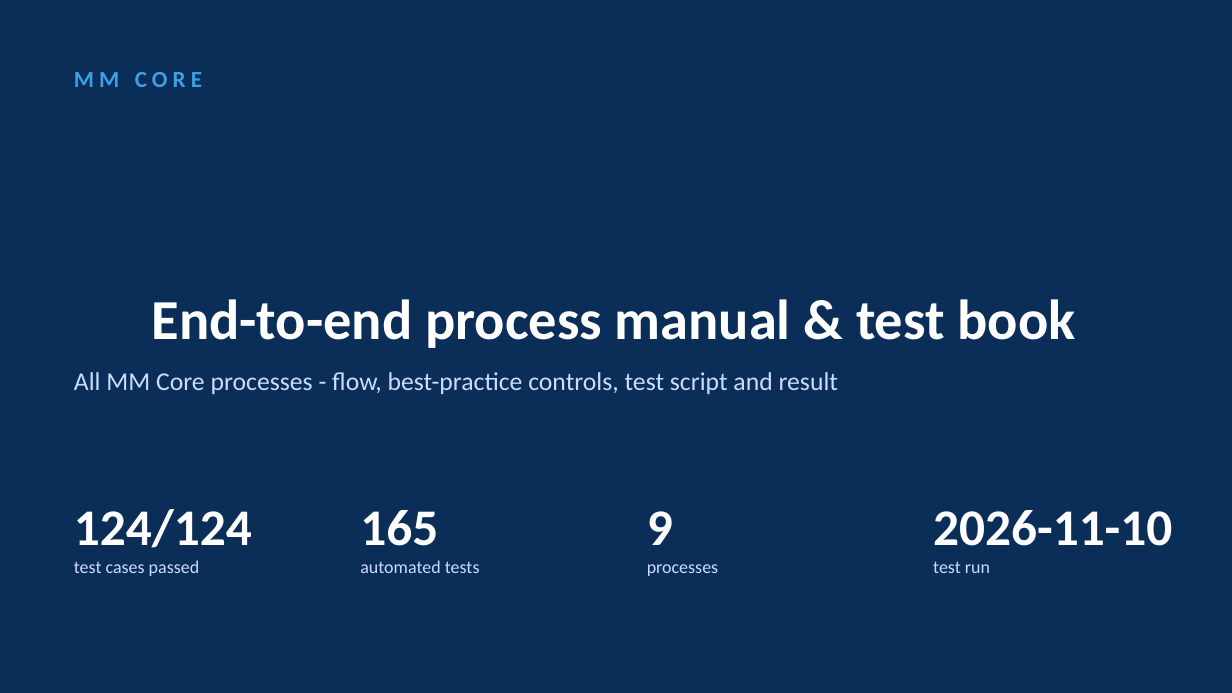
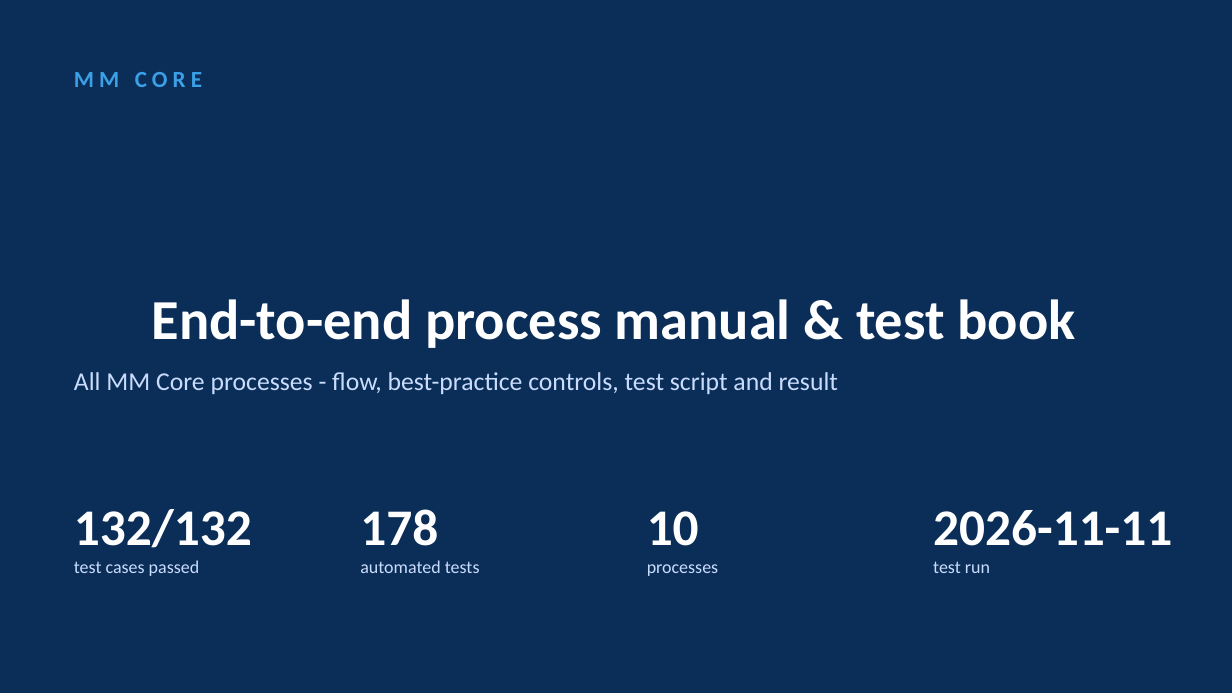
Before and after one commit to coolman1984/AI, a slide deck: slide 1 of web/static/manuals/MM_Core_Process_Test_Book.pptx. Drawn at 1232x693 pixels with LibreOffice and Linux fonts; fonts in the diff are those of the drawing. Boxes give left, top, right and bottom in pixels: in the first picture for what was removed or moved away, otherwise in the second. Text is boxed around its words. In the diff, an @@ line names an element or a change of style, - is before the commit and + after.

```diff
--- a/web/static/manuals/MM_Core_Process_Test_Book.pptx
+++ b/web/static/manuals/MM_Core_Process_Test_Book.pptx
@@ text at [74, 509, 252, 548]: text changed @@
-124/124
+132/132
@@ text at [360, 509, 438, 546]: text changed @@
-165
+178
@@ text at [647, 511, 699, 546]: text changed @@
-9
+10
@@ text at [933, 510, 1172, 546]: text changed @@
-2026-11-10
+2026-11-11
```
Also in this commit, not shown: 37 other slides changed, 47 other files.
